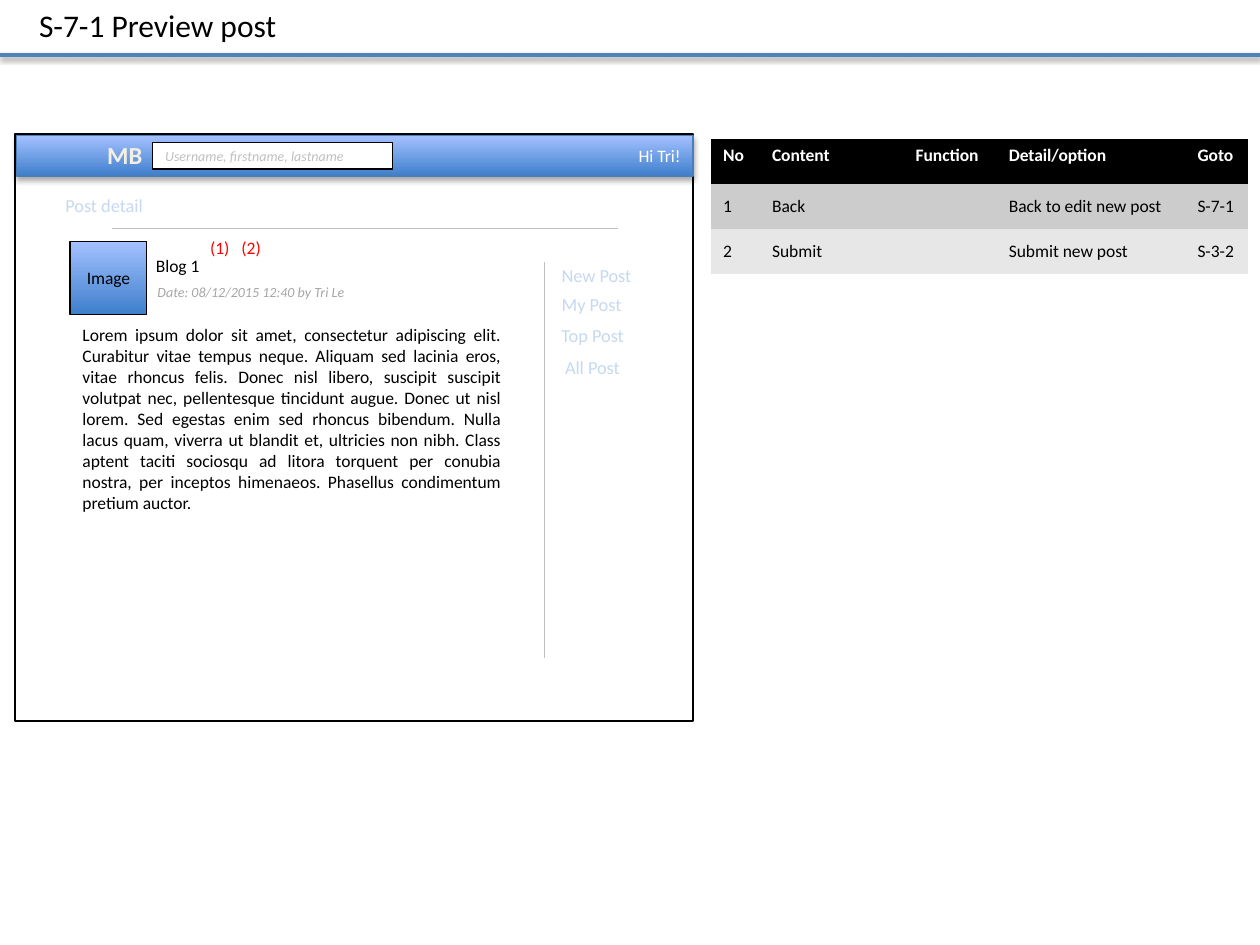
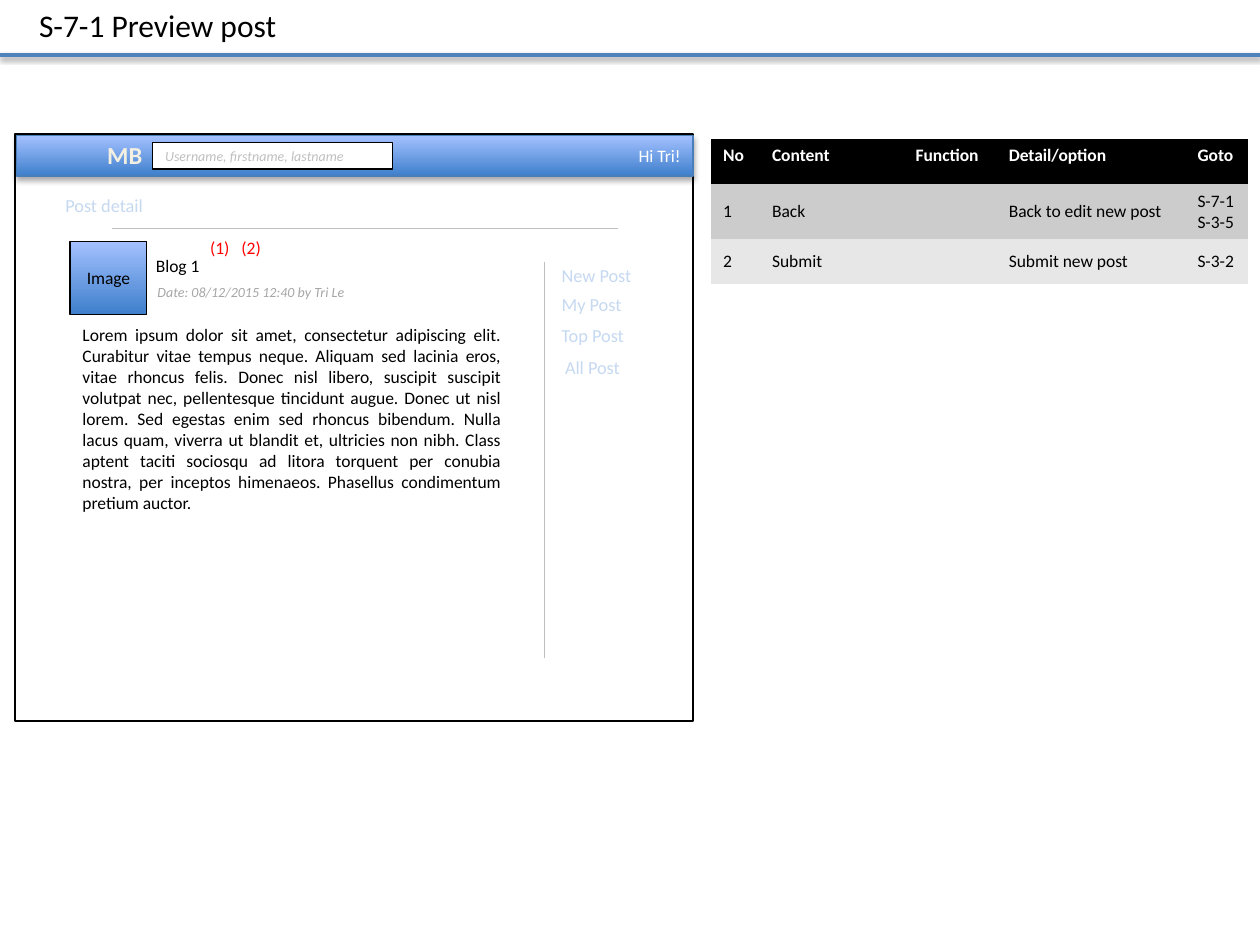
Before and after one commit to Mulodo-Java-Training/miniblog-le.tri, a slide deck: slide 15 of doc/frontend/wireframe/TRN-MiniBlog_WireframeDesign_TRILE.pptx. Drawn at 1260x945 pixels with LibreOffice and Linux fonts; fonts in the diff are those of the drawing; background and template pictures are left out. Boxes give left, top, right and bottom in pixels: in the first picture for what was removed or moved away, otherwise in the second. Text is boxed around its words. In the diff, an @@ line names an element or a change of style, - is before the commit and + after.

```diff
--- a/doc/frontend/wireframe/TRN-MiniBlog_WireframeDesign_TRILE.pptx
+++ b/doc/frontend/wireframe/TRN-MiniBlog_WireframeDesign_TRILE.pptx
@@ table at box(711, 139, 1249, 284) @@
-row 2, column 5: S-7-1
+row 2, column 5: S-7-1 S-3-5
```
Also in this commit, not shown: 2 other slides changed.
